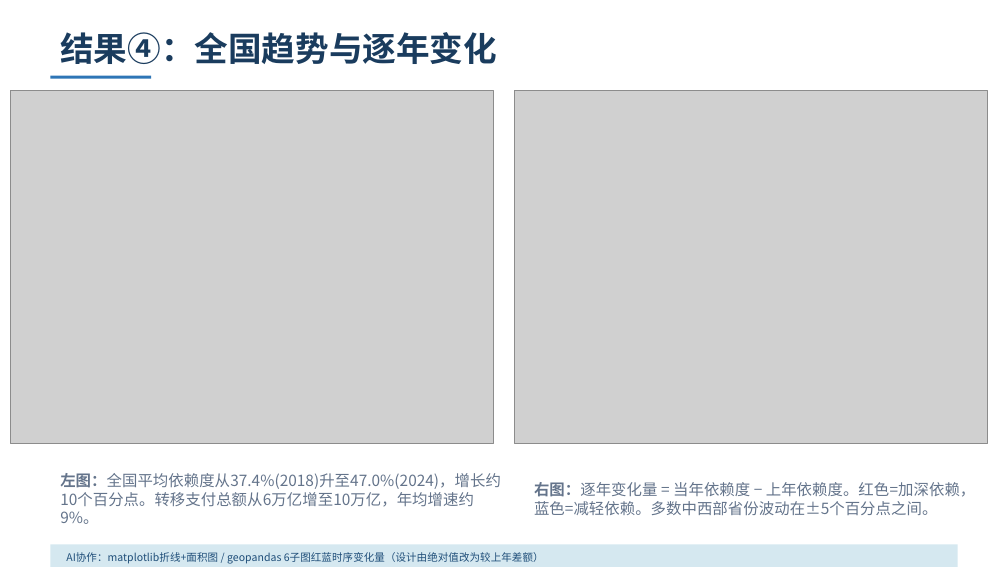
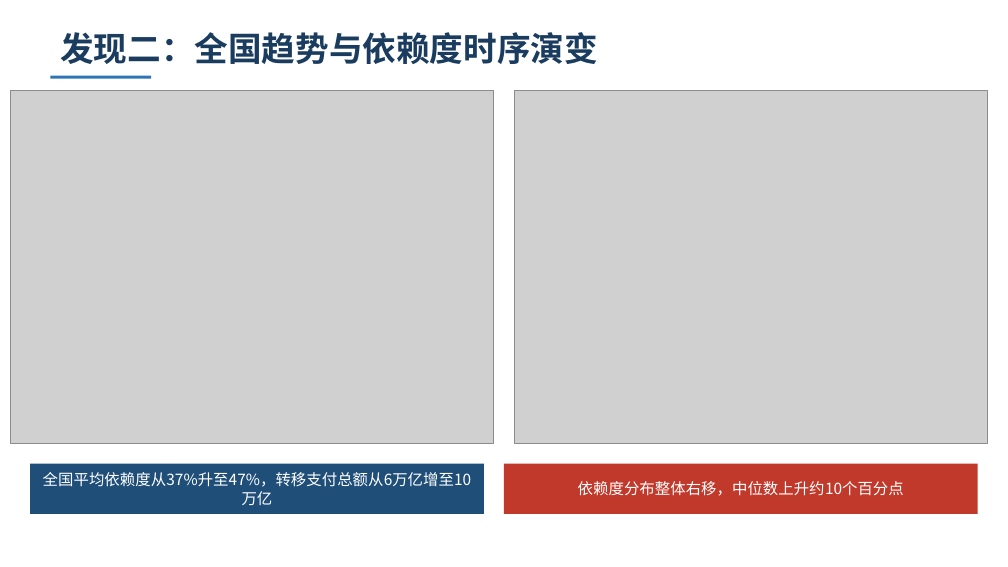
Before and after one commit to xonhaorun-afk/fiscal-transfer-analysis, a slide deck: slide 6 of output/课堂演示.pptx (slide 7 before the commit). Drawn at 1008x567 pixels with LibreOffice and Linux fonts; fonts in the diff are those of the drawing; grey boxes stand for pictures. Boxes give left, top, right and bottom in pixels: in the first picture for what was removed or moved away, otherwise in the second. Text is boxed around its words. In the diff, an @@ line names an element or a change of style, - is before the commit and + after.

```diff
--- a/output/课堂演示.pptx
+++ b/output/课堂演示.pptx
@@ text at bbox=[60, 32, 598, 64]: text changed @@
-结果④：全国趋势与逐年变化
+发现二：全国趋势与依赖度时序演变
@@ rectangle added at bbox=[30, 464, 484, 514], fill #1F4E79 @@
@@ text at bbox=[43, 472, 472, 487]: text changed; text colour #64748B to #FFFFFF @@
-左图：全国平均依赖度从37.4%(2018)升至47.0%(2024)，增长约10个百分点。转移支付总额从6万亿增至10万亿，年均增速约9%。
+全国平均依赖度从37%升至47%，转移支付总额从6万亿增至10万亿
@@ rectangle: place and size @@
-rectangle at bbox=[50, 544, 958, 567]
+rectangle at bbox=[504, 464, 978, 514]
@@ rectangle at bbox=[504, 464, 978, 514]: fill #D5E8F0 to #C0392B @@
@@ text removed at bbox=[534, 482, 976, 515] @@
-右图：逐年变化量 = 当年依赖度 − 上年依赖度。红色=加深依赖，蓝色=减轻依赖。多数中西部省份波动在±5个百分点之间。
@@ text added at bbox=[578, 481, 904, 496], 11 pt, text #FFFFFF @@
+依赖度分布整体右移，中位数上升约10个百分点
@@ text removed at bbox=[66, 552, 544, 564] @@
-AI协作：matplotlib折线+面积图 / geopandas 6子图红蓝时序变化量（设计由绝对值改为较上年差额）
```
Also in this commit, not shown: 8 other slides changed, 7 slides added, 2 slides removed, 1 other file.
